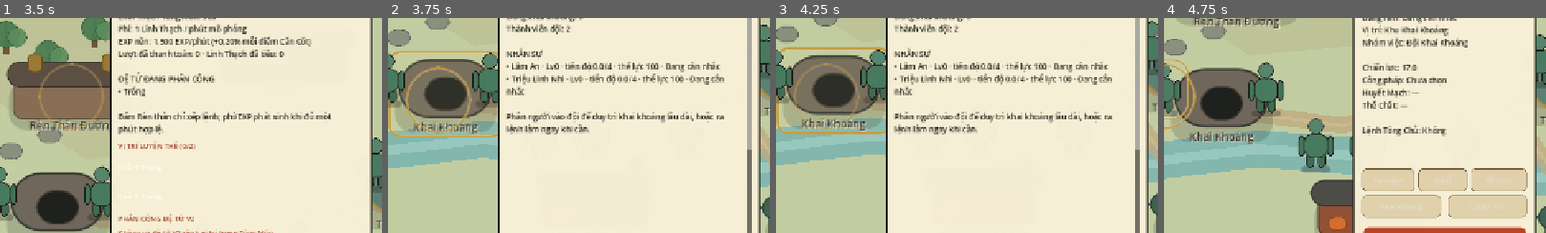
Above: before the commit, frames 1-4 (left to right).
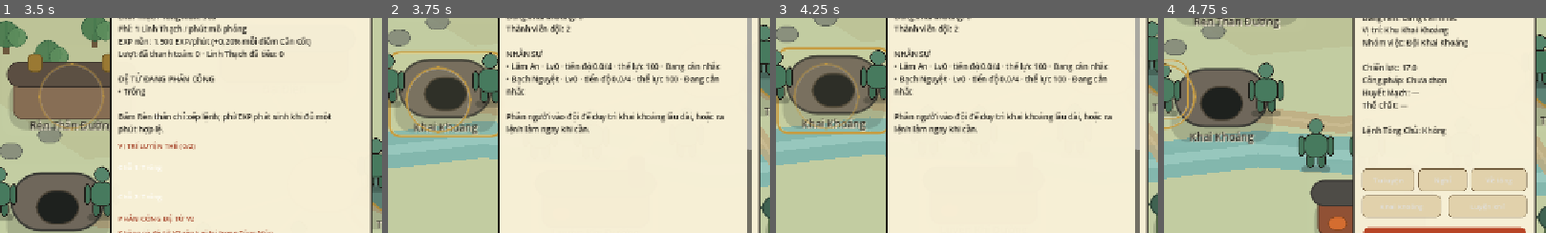
Above: after the commit, the same moments.

Repository: vuanhtuan161094-byte/TongMonBaDao
Game: Godot game, scene res://scenes/p3/p3_2_landscape_sect.tscn
The game is run twice, just before and just after one commit, with the same random seed, the same clock (stepped at 60 frames per second) and the same inputs.
Inputs (mouse positions are % of the whole screen's width and height, from its top left):
- Up to frame 1 (3.5 s): click (50, 23) at 0.5 s; click (92, 46) at 1.25 s; click (34, 50) at 2 s; click (77, 100) at 2.75 s
- Up to frame 2 (3.75 s): click (58, 75) at 3.5 s
- Up to frame 3 (4.25 s): no input
- Up to frame 4 (4.75 s): click (50, 45) at 4.27 s
The pictures show only the part of the screen within x 50-100%, y 31-81%; the shares and areas given below are measured in that part.

Frame 1 is identical in both runs. In frame 2, 1.3% of the frame differs, in the area x 32-88%, y 25-32%; in frame 3, 1.3%; in frame 4, nothing differs.

Commit message:
feat(dv2-03f-f2): persist compact Body gate receipt ledger and reconstruct request index on save load

Diff:
--- a/godot/src/simulation/state/sect_state.gd
+++ b/godot/src/simulation/state/sect_state.gd
@@ -94,6 +94,11 @@
 var v2_pve_reward_claims: Dictionary = {}
 # DV2-02 explicit opt-in: authoritative active hunt snapshots for save/reload.
 var v2_pve_active_runs: Dictionary = {}
+# DV2-03F/F2: compact, per-disciple/per-major-realm committed Body receipts.
+# The request index is rebuilt from these saved receipts on load (not saved twice).
+# Default empty on every legacy save; no Body gate is enabled by this ledger.
+var v2_body_gate_receipts: Dictionary = {}
+var v2_body_gate_request_index: Dictionary = {}
 
 # P2.9 deterministic visible/latent/revealed trait profiles. Fully opt-in.
 var disciple_traits_enabled: bool = false
@@ -184,6 +189,8 @@
         data["v2_pve_reward_claims"] = v2_pve_reward_claims.duplicate(true)
         if not v2_pve_active_runs.is_empty():
             data["v2_pve_active_runs"] = v2_pve_active_runs.duplicate(true)
+    if not v2_body_gate_receipts.is_empty():
+        data["v2_body_gate_receipts"] = v2_body_gate_receipts.duplicate(true)
     if disciple_traits_enabled or disciple_trait_event_count > 0 or not disciple_trait_profiles.is_empty():
         data["disciple_traits_enabled"] = disciple_traits_enabled
         data["disciple_trait_profiles"] = disciple_trait_profiles.duplicate(true)
@@ -269,6 +276,32 @@
             var saved = raw_runs[encounter_id]
             if not str(encounter_id).is_empty() and saved is Dictionary:
                 state.v2_pve_active_runs[str(encounter_id)] = saved.duplicate(true)
+    # F2 save migration: old saves have no receipts; rebuild O(1) request lookups
+    # from the single persisted ledger, never write a second persistent copy.
+    var saved_gate_receipts = data.get("v2_body_gate_receipts", {})
+    if saved_gate_receipts is Dictionary:
+        var gate_keys: Array = saved_gate_receipts.keys()
+        gate_keys.sort()
+        for raw_key in gate_keys:
+            var receipt = saved_gate_receipts[raw_key]
+            if not (receipt is Dictionary):
+                continue
+            var key := str(raw_key)
+            var request_id := str(receipt.get("request_id", ""))
+            var actor_id := str(receipt.get("disciple_id", ""))
+            var source_realm := int(receipt.get("source_realm", 0))
+            if request_id.is_empty() or actor_id.is_empty() or source_realm < 1 or source_realm > 29:
+                continue
+            if key != "%s:%d" % [actor_id, source_realm] or state.v2_body_gate_request_index.has(request_id):
+                continue
+            var normalized: Dictionary = receipt.duplicate(true)
+            normalized["version"] = int(normalized.get("version", 0))
+            normalized["source_realm"] = source_realm
+            normalized["target_realm"] = int(normalized.get("target_realm", 0))
+            if int(normalized["version"]) != 1 or int(normalized["target_realm"]) != source_realm + 1:
+                continue
+            state.v2_body_gate_receipts[key] = normalized
+            state.v2_body_gate_request_index[request_id] = key
     state.disciple_traits_enabled = bool(data.get("disciple_traits_enabled", false))
     state.disciple_trait_profiles = _trait_profile_dictionary(data.get("disciple_trait_profiles", {}))
     state.disciple_trait_event_count = maxi(int(data.get("disciple_trait_event_count", 0)), 0)
